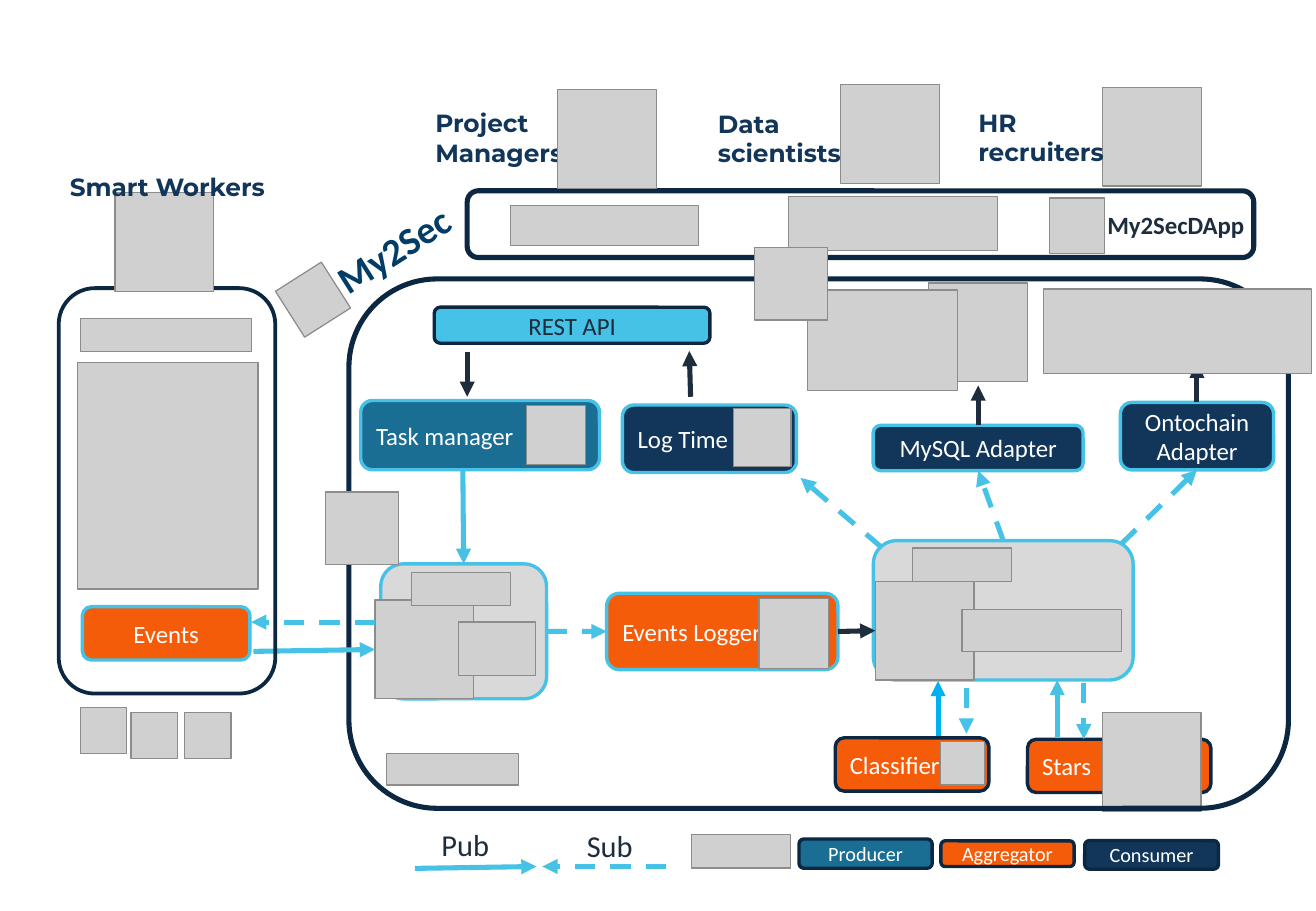
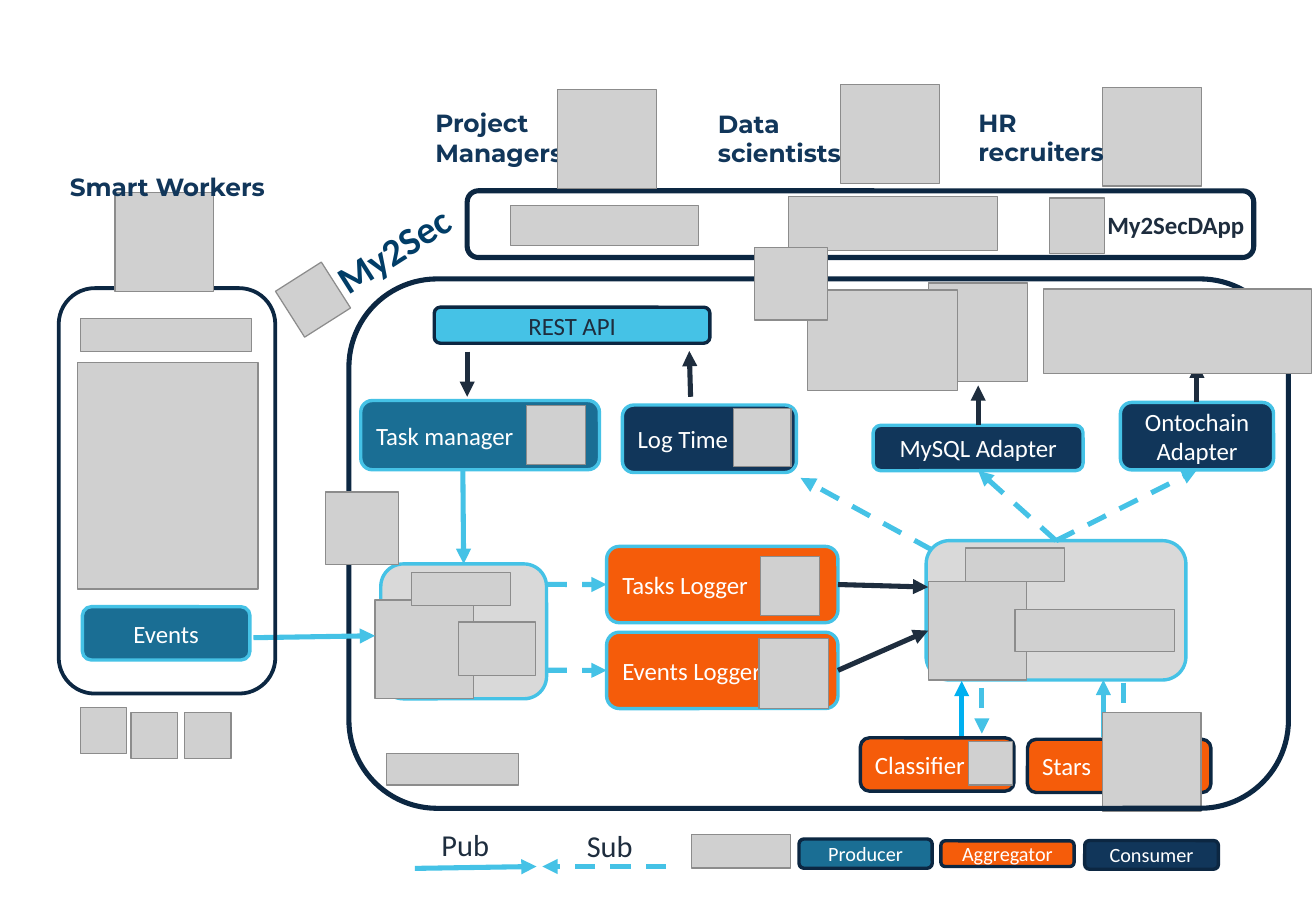
Before and after one commit to vaimee/my2sec, a slide deck: slide 1 of docs/figures.pptx. Drawn at 1316x911 pixels with LibreOffice and Linux fonts; fonts in the diff are those of the drawing; grey boxes stand for pictures. Boxes give left, top, right and bottom in pixels: in the first picture for what was removed or moved away, otherwise in the second. Text is boxed around its words. In the diff, an @@ line names an element or a change of style, - is before the commit and + after.

```diff
--- a/docs/figures.pptx
+++ b/docs/figures.pptx
@@ arrow moved from (882, 548) - (801, 478) to (932, 550) - (801, 478) @@
@@ arrow moved from (1004, 541) - (978, 471) to (1056, 541) - (978, 471) @@
@@ arrow moved from (1122, 544) - (1197, 470) to (1056, 541) - (1197, 470) @@
@@ rounded rectangle added at bbox=[606, 547, 837, 623], fill #F55C0A, outline #45C2E6 2 pt, 14.6 pt, text #FFFFFF @@
+Tasks Logger
@@ picture added at bbox=[761, 557, 820, 616] @@
@@ rounded rectangle: place and size @@
-rounded rectangle at bbox=[874, 541, 1134, 680]
+rounded rectangle at bbox=[926, 541, 1186, 680]
@@ picture: place and size @@
-picture at bbox=[913, 548, 1011, 581]
+picture at bbox=[966, 548, 1064, 581]
@@ arrow added from (547, 584) to (606, 584), #45C2E6 3 pt dashed @@
@@ arrow added from (838, 584) to (928, 587), #1E2D3E 3 pt @@
@@ picture: place and size @@
-picture at bbox=[876, 582, 975, 680]
+picture at bbox=[928, 582, 1027, 680]
@@ rounded rectangle "Events" at bbox=[83, 608, 250, 661]: fill #F55C0A to #1A6E94 @@
@@ arrow removed from (375, 622) to (252, 622) @@
@@ picture: place and size @@
-picture at bbox=[962, 610, 1122, 651]
+picture at bbox=[1016, 610, 1175, 651]
@@ arrow moved from (254, 651) - (375, 650) to (254, 638) - (375, 636) @@
@@ arrow moved from (838, 632) - (876, 631) to (838, 671) - (928, 631) @@
@@ 1 picture, 1 rounded rectangle, 1 arrow: place and size @@
-1 picture, 1 rounded rectangle, 1 arrow at bbox=[547, 593, 837, 670]
+1 picture, 1 rounded rectangle, 1 arrow at bbox=[547, 632, 837, 708]
@@ arrow moved from (938, 736) - (938, 682) to (962, 736) - (962, 682) @@
@@ arrow moved from (967, 688) - (967, 734) to (982, 688) - (982, 734) @@
@@ arrow moved from (1057, 736) - (1057, 680) to (1103, 736) - (1103, 680) @@
@@ arrow moved from (1084, 683) - (1084, 740) to (1124, 683) - (1124, 740) @@
@@ rounded rectangle "Classifier": place and size @@
-rounded rectangle "Classifier" at bbox=[836, 738, 989, 791]
+rounded rectangle "Classifier" at bbox=[860, 738, 1013, 791]
@@ picture: place and size @@
-picture at bbox=[942, 742, 985, 786]
+picture at bbox=[970, 742, 1013, 786]
```
Also in this commit, not shown: 2 other files.
